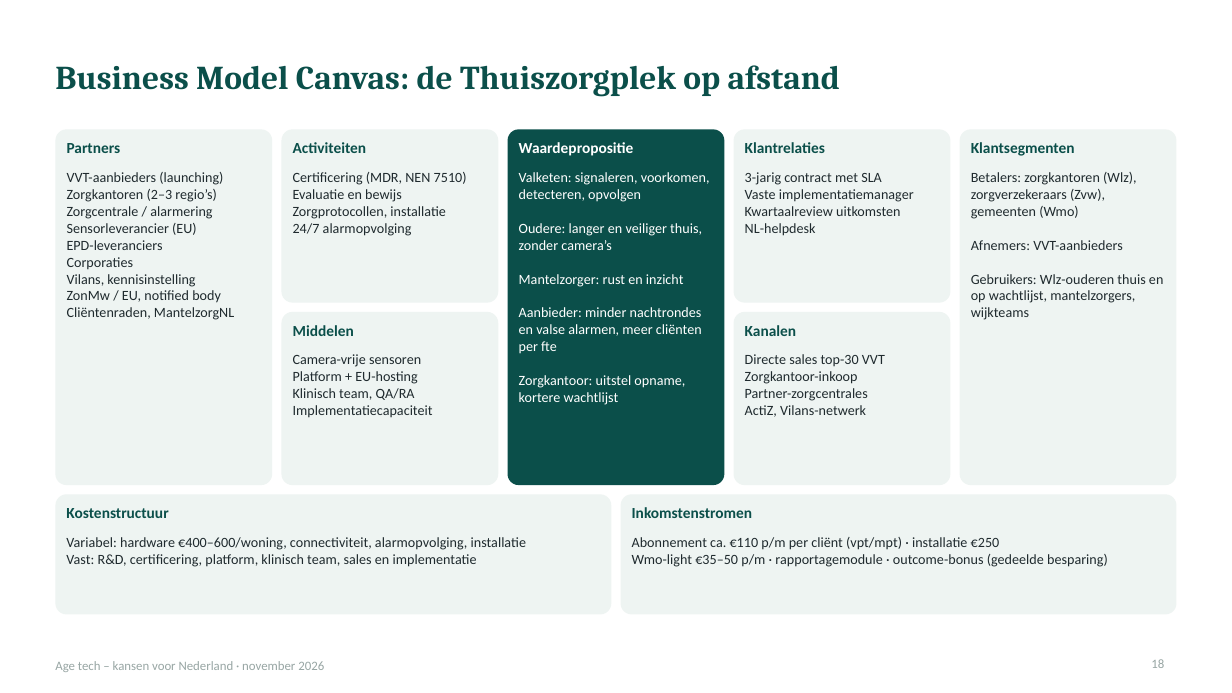
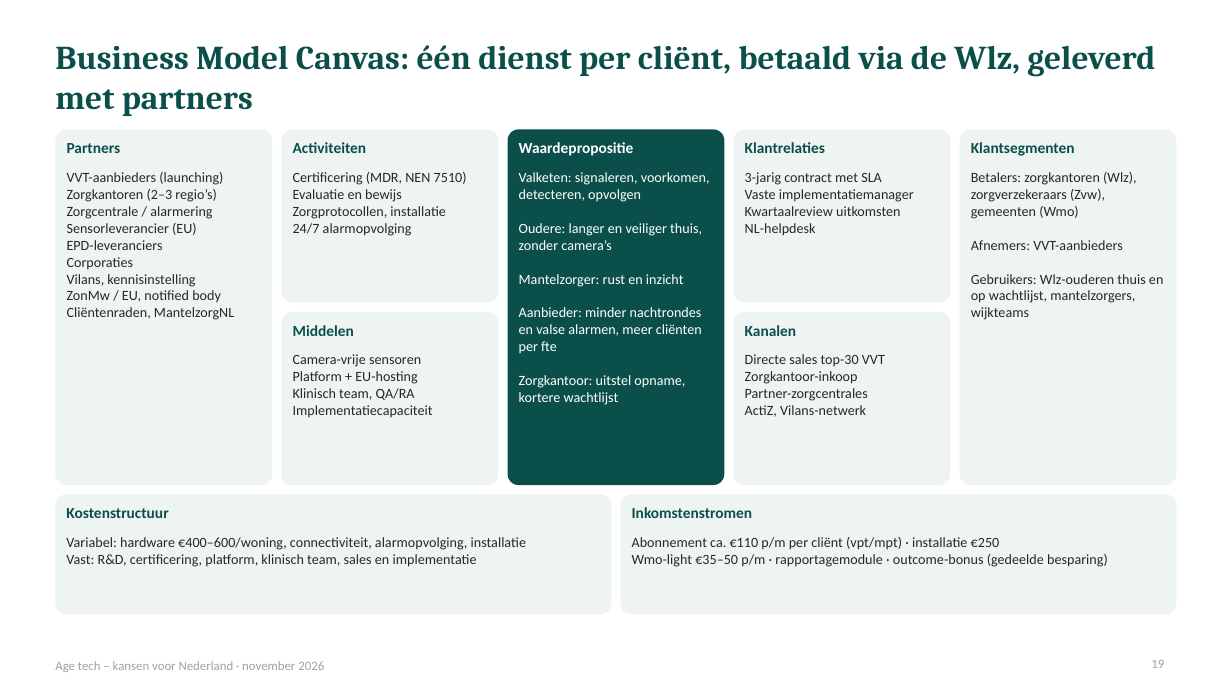
Before and after one commit to robruijn/Four-Seasons-Rome-2026, a slide deck: slide 19 of AgeTech_kansen_Nederland.pptx (slide 18 before the commit). Drawn at 1232x693 pixels with LibreOffice and Linux fonts; fonts in the diff are those of the drawing. Boxes give left, top, right and bottom in pixels: in the first picture for what was removed or moved away, otherwise in the second. Text is boxed around its words. In the diff, an @@ line names an element or a change of style, - is before the commit and + after.

```diff
--- a/AgeTech_kansen_Nederland.pptx
+++ b/AgeTech_kansen_Nederland.pptx
@@ title at [55, 45, 1155, 116]: text changed @@
-Business Model Canvas: de Thuiszorgplek op afstand
+Business Model Canvas: één dienst per cliënt, betaald via de Wlz, geleverd met partners
```
Also in this commit, not shown: 13 other slides changed, 1 slide added.
